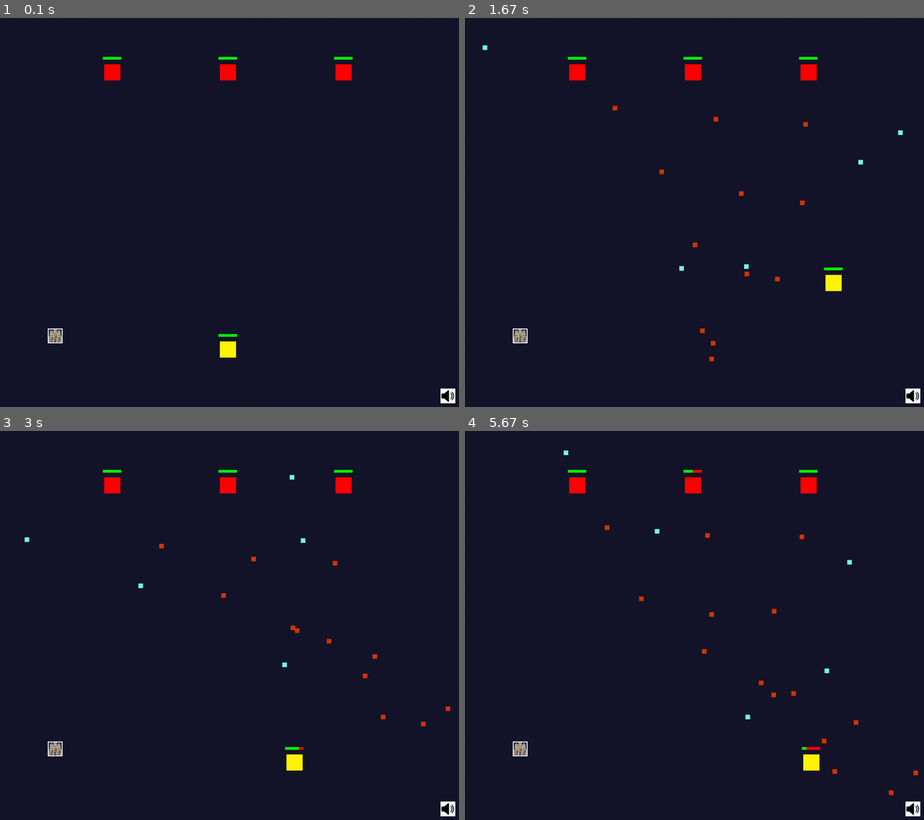
Above: before the commit, frames 1-4 (two rows, left to right).
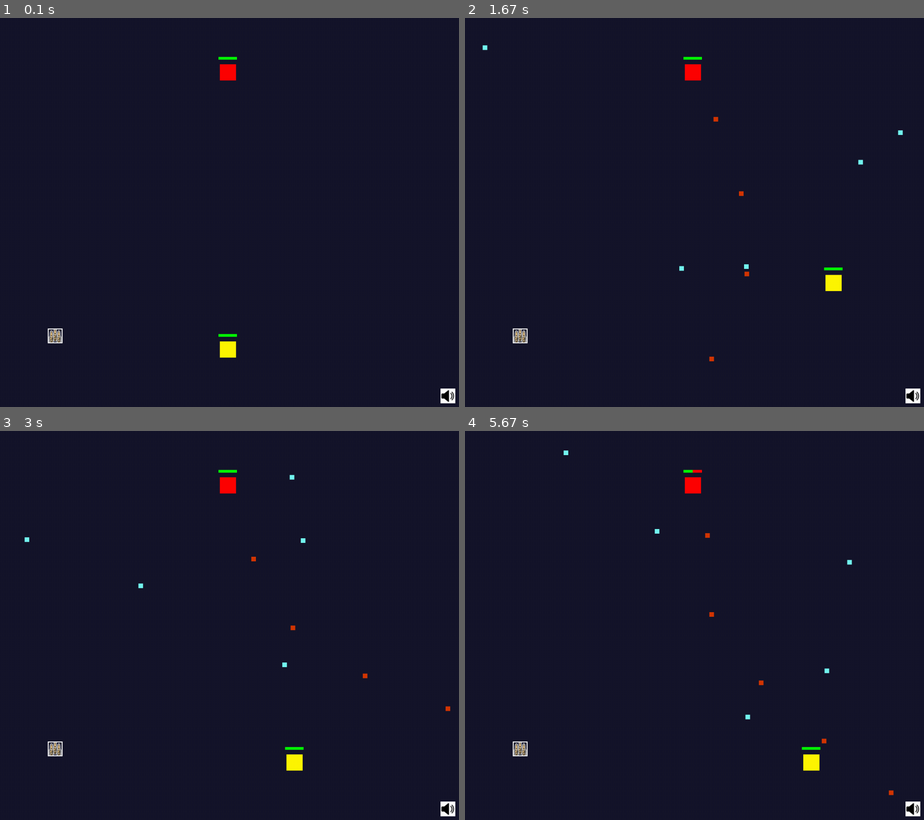
Above: after the commit, the same moments.

Repository: LuizBudeu/Pygame
Game: pygame game, started from BulletHell/main.py
The game is run twice, just before and just after one commit, with the same random seed, the same clock (stepped at 60 frames per second) and the same inputs.
Inputs (mouse positions are in pixels of both pictures, inside the frame that each line leads up to):
- Up to frame 1 (0.1 s): no input
- Up to frame 2 (1.67 s): tap Space at 0.33 s; hold D 0.67-1.13 s; move the mouse to (841, 200) at 0.7 s; hold W 1.17-1.47 s; move the mouse to (579, 212) at 1.2 s; hold D from 1.5 s (still down); move the mouse to (547, 150) at 1.53 s
- Up to frame 3 (3 s): release D at 1.97 s; hold A 2-2.53 s; move the mouse to (293, 485) at 2.03 s; hold S 2.57-2.87 s; move the mouse to (279, 656) at 2.6 s; hold A from 2.9 s (still down); move the mouse to (238, 493) at 2.93 s
- Up to frame 4 (5.67 s): release A at 3.3 s; hold W 3.33-3.7 s; move the mouse to (524, 613) at 3.37 s; hold D 3.73-4.37 s; move the mouse to (699, 664) at 3.77 s; hold S 4.4-4.77 s; move the mouse to (676, 555) at 4.43 s; hold A 4.8-5.27 s; move the mouse to (813, 683) at 4.83 s; hold D from 5.3 s (still down); move the mouse to (616, 493) at 5.33 s

The runs differ from the first frame. In frame 1, 0.4% of the frame differs, in the area x 22-77%, y 9-17%; in frame 2, 0.5%; in frame 3, 0.5%; in frame 4, 0.6%, in the area x 22-99%, y 9-89%.

Commit message:
start of camera

Diff:
--- /dev/null
+++ b/BulletHell/camera.py
@@ -0,0 +1,32 @@
+import pygame
+from common.settings import *
+
+
+class Camera:
+    def __init__(self, screen):
+        self.screen = screen
+        self.offset = pygame.math.Vector2(100, 100)
+
+    def center_target_position(self, target):
+        self.offset.x = target.rect.centerx - WINDOW_SIZE[0] // 2
+        self.offset.y = target.rect.centery - WINDOW_SIZE[1] // 2
+
+    def update(self, entity):
+        #self.center_target_position(entities[0])
+
+        """ offset_pos = entity.rect.topleft - self.offset
+        pygame.draw.rect(self.screen, entity.color, (offset_pos, entity.dimension)) """
+        #new_pos = entity.rect.topleft - self.offset
+        entity.rect.topleft = entity.rect.topleft - self.offset
+
+        """ entity.rect.x = new_pos[0]
+        entity.rect.y = new_pos[1] """
+
+        #entity.rect = pygame.Rect(new_pos, entity.dimension)
+        #print(entity.rect.topleft)
+
+    def update_all(self, entities):
+        self.center_target_position(entities[0])
+
+        for entity in entities.values():
+            entity.rect.topleft = entity.rect.topleft - self.offset
--- a/BulletHell/game.py
+++ b/BulletHell/game.py
@@ -8,6 +8,7 @@
 from player import Player
 from enemy import Enemy
 from item import Item
+from camera import Camera
 
 
 class Game:
@@ -96,15 +97,18 @@
         self.load_sounds()
         self.load_images()
 
+        self.camera = Camera(self.screen)
+
         self.player = Player(0, 0, 35, 35, YELLOW, 'player', max_health=100)
         self.player.set_center_position((WINDOW_SIZE[0]/2, WINDOW_SIZE[1]/2+300))
 
-        enemies = [Enemy(0, 0, 35, 35, RED, 'enemy', max_health=100) for i in range(3)]
+        number_of_enemies = 1
+        enemies = [Enemy(0, 0, 35, 35, RED, 'enemy', max_health=100) for i in range(number_of_enemies)]
 
         self.entities = {}
         self.add_entity(self.player)
         for i, enemy in enumerate(enemies):
-            enemy.set_center_position((WINDOW_SIZE[0]/4*(i+1), WINDOW_SIZE[1]/2 - 300))
+            enemy.set_center_position((WINDOW_SIZE[0]/(number_of_enemies+1)*(i+1), WINDOW_SIZE[1]/2 - 300))
             self.add_entity(enemy)
 
         item_increased_fire_rate = Item(0, 0, 1, 1, None, 'item_increase_fire_rate', self.images['items']['increase_fire_rate'])
@@ -130,6 +134,9 @@
         for entity in self.entities.values():
             entity.update()
             entity.draw(self.screen)
+
+        self.camera.center_target_position(self.player)
+        #self.camera.update(entity)
 
         self.handle_player()
         self.handle_enemies()
